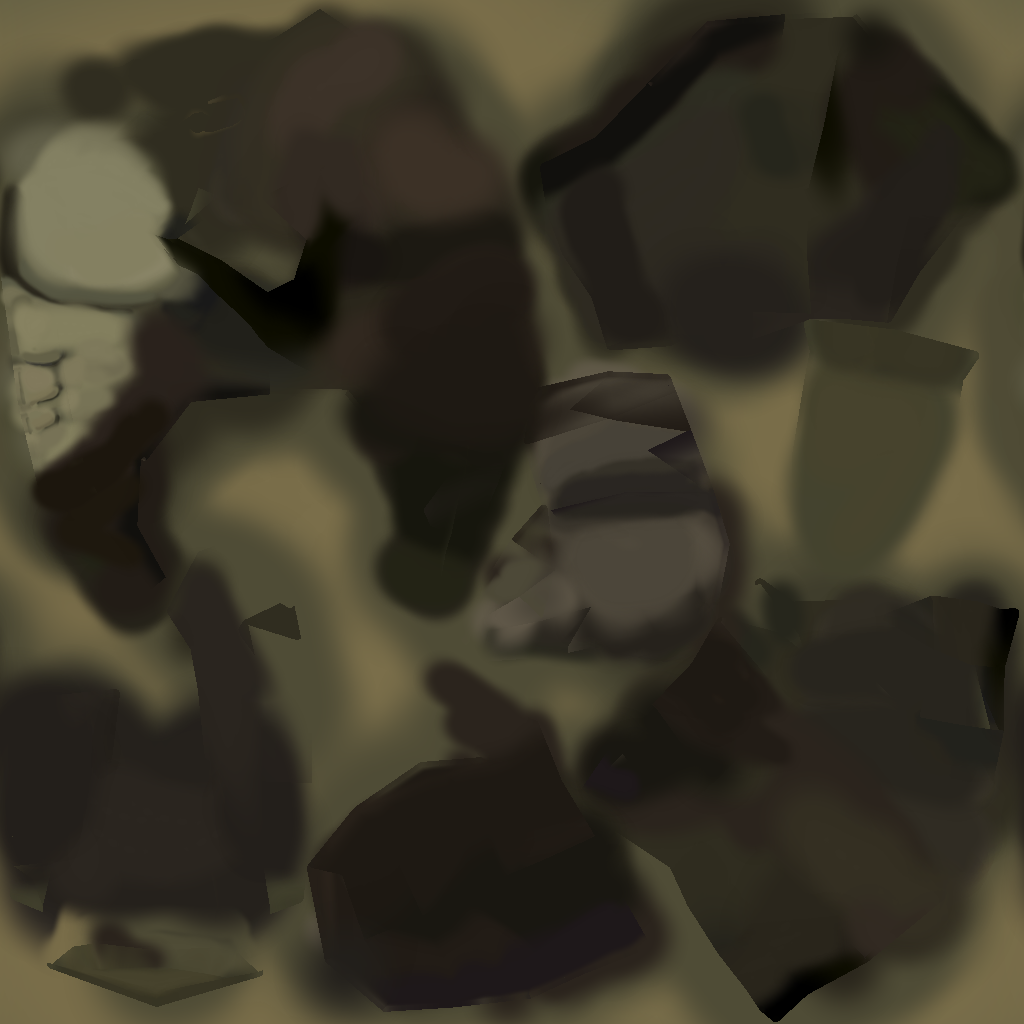
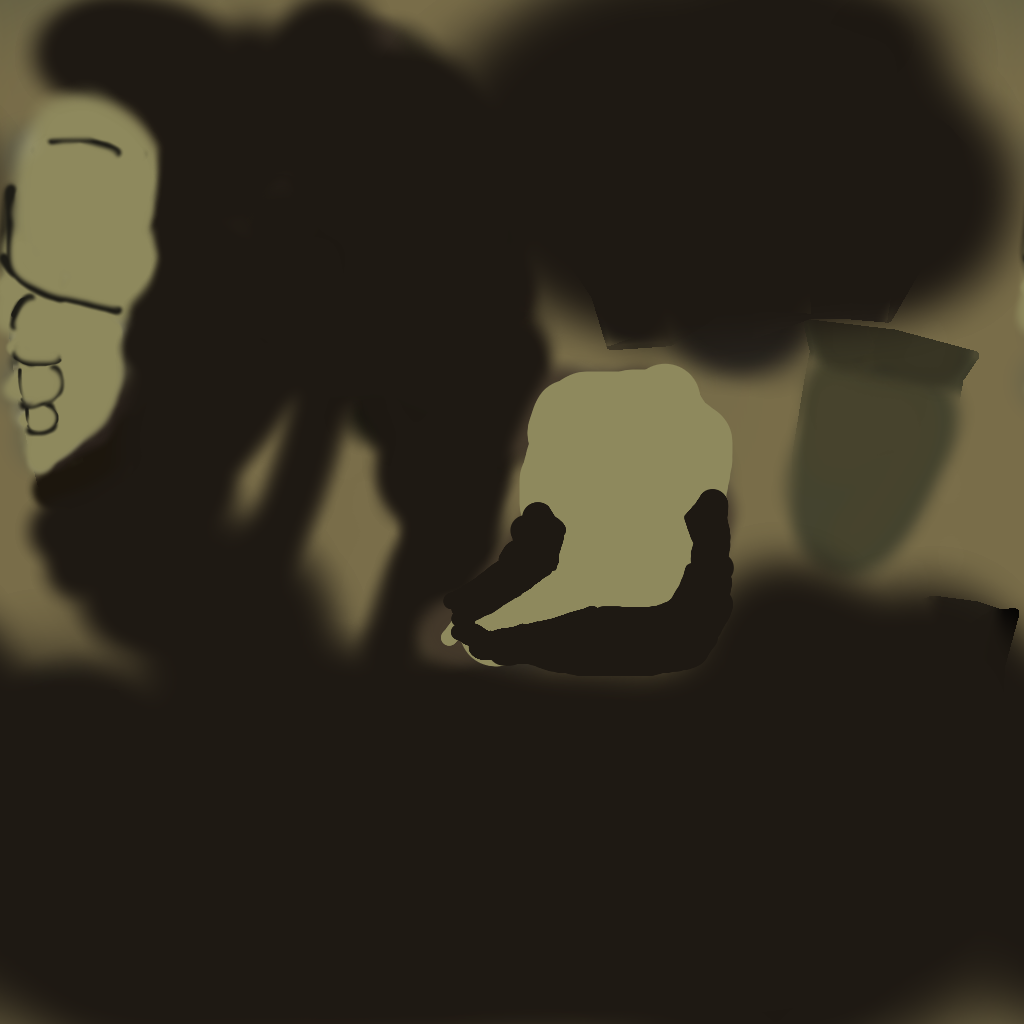
The second 1024px x 1024px image is a revision of the first. Changes to its layers:
renamed "shadow" to "Layer", moved it above "back", painted on it over [0, 0, 1024, 1024]
painted on "back" over [0, 0, 1024, 1024]
removed layer "Hand" over [80, 353, 950, 1024]
